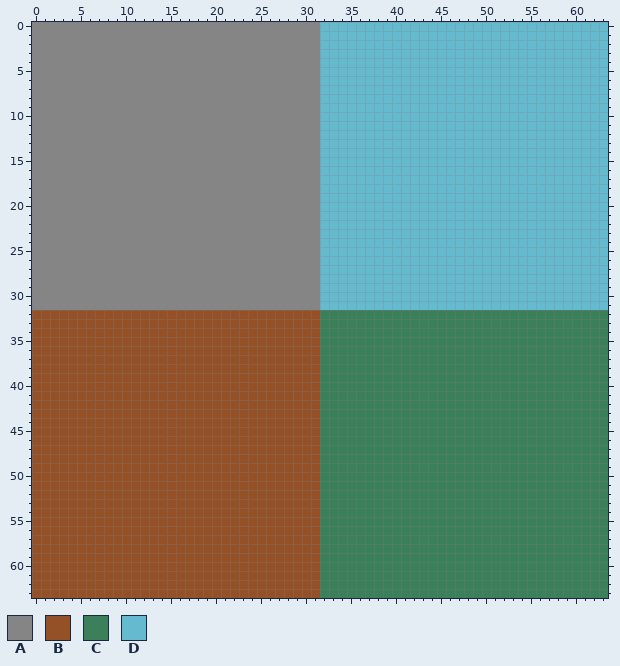
Two states of a pixel-art sprite, rts/img/maps/tiles.png. This is how it looked before the edit.
The file is 128x128 pixels, drawn in blocks of 2x2; one block is one cell here.
Palette (. is transparent): A #858585  B #945127  C #3b7f5b  D #65bad0
The result:
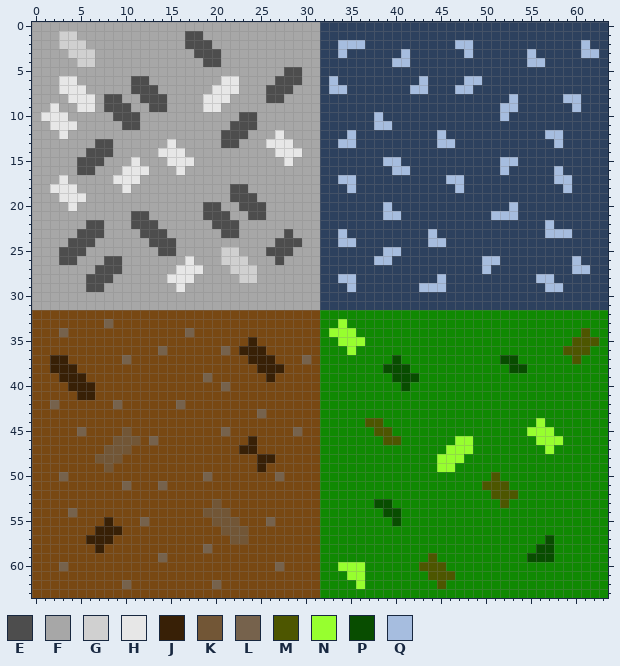
Colours new in this view: E #4d4d4d  F #a7a7a7  G #d0d0d0  H #e7e7e7  J #382006  K #725636  L #76624c  M #4d5600  N #97ff2f  P #084d00  Q #a6bddf
Difference:
colour B: #945127 -> #784813
colour C: #3b7f5b -> #108902
colour D: #65bad0 -> #2d415e
y 0: x 0..31 AAAAAAAAAAAAAAAAAAAAAAAAAAAAAAAA -> FFFFFFFFFFFFFFFFFFFFFFFFFFFFFFFF
y 1: x 0..31 AAAAAAAAAAAAAAAAAAAAAAAAAAAAAAAA -> FFFGGFFFFFFFFFFFFEEFFFFFFFFFFFFF
y 2: x 0..31 AAAAAAAAAAAAAAAAAAAAAAAAAAAAAAAA -> FFFGGGFFFFFFFFFFFEEEFFFFFFFFFFFF; x 34..36 DDD -> QQQ; x 47..48 DD -> QQ; x 61 D -> Q
y 3: x 0..31 AAAAAAAAAAAAAAAAAAAAAAAAAAAAAAAA -> FFFFGGGFFFFFFFFFFFEEEFFFFFFFFFFF; x 34 D -> Q; x 41 D -> Q; x 48 D -> Q; x 55 D -> Q; x 61..62 DD -> QQ
y 4: x 0..31 AAAAAAAAAAAAAAAAAAAAAAAAAAAAAAAA -> FFFFFGGFFFFFFFFFFFFEEFFFFFFFFFFF; x 40..41 DD -> QQ; x 55..56 DD -> QQ
y 5: x 0..31 AAAAAAAAAAAAAAAAAAAAAAAAAAAAAAAA -> FFFFFFFFFFFFFFFFFFFFFFFFFFFFEEFF
y 6: x 0..31 AAAAAAAAAAAAAAAAAAAAAAAAAAAAAAAA -> FFFHHFFFFFFEEFFFFFFFFHHFFFFEEEFF; x 33 D -> Q; x 43 D -> Q; x 48..49 DD -> QQ
y 7: x 0..31 AAAAAAAAAAAAAAAAAAAAAAAAAAAAAAAA -> FFFHHHFFFFFEEEFFFFFFHHHFFFEEEFFF; x 33..34 DD -> QQ; x 42..43 DD -> QQ; x 47..48 DD -> QQ
y 8: x 0..31 AAAAAAAAAAAAAAAAAAAAAAAAAAAAAAAA -> FFFFHHHFEEFFEEEFFFFHHHFFFFEEFFFF; x 53 D -> Q; x 59..60 DD -> QQ
y 9: x 0..31 AAAAAAAAAAAAAAAAAAAAAAAAAAAAAAAA -> FFHFFHHFEEEFFEEFFFFHHFFFFFFFFFFF; x 52..53 DD -> QQ; x 60 D -> Q
y 10: x 0..31 AAAAAAAAAAAAAAAAAAAAAAAAAAAAAAAA -> FHHHFFFFFEEEFFFFFFFFFFFEEFFFFFFF; x 38 D -> Q; x 52 D -> Q
y 11: x 0..31 AAAAAAAAAAAAAAAAAAAAAAAAAAAAAAAA -> FFHHHFFFFFEEFFFFFFFFFFEEEFFFFFFF; x 38..39 DD -> QQ
y 12: x 0..31 AAAAAAAAAAAAAAAAAAAAAAAAAAAAAAAA -> FFFHFFFFFFFFFFFFFFFFFEEEFFFHFFFF; x 35 D -> Q; x 45 D -> Q; x 57..58 DD -> QQ
y 13: x 0..31 AAAAAAAAAAAAAAAAAAAAAAAAAAAAAAAA -> FFFFFFFEEFFFFFFHFFFFFEEFFFHHHFFF; x 34..35 DD -> QQ; x 45..46 DD -> QQ; x 58 D -> Q
y 14: x 0..31 AAAAAAAAAAAAAAAAAAAAAAAAAAAAAAAA -> FFFFFFEEEFFFFFHHHFFFFFFFFFFHHHFF
y 15: x 0..31 AAAAAAAAAAAAAAAAAAAAAAAAAAAAAAAA -> FFFFFEEEFFFHFFFHHHFFFFFFFFFFHFFF; x 39..40 DD -> QQ; x 52..53 DD -> QQ
y 16: x 0..31 AAAAAAAAAAAAAAAAAAAAAAAAAAAAAAAA -> FFFFFEEFFFHHHFFFHFFFFFFFFFFFFFFF; x 40..41 DD -> QQ; x 52 D -> Q; x 58 D -> Q
y 17: x 0..31 AAAAAAAAAAAAAAAAAAAAAAAAAAAAAAAA -> FFFHFFFFFHHHFFFFFFFFFFFFFFFFFFFF; x 34..35 DD -> QQ; x 46..47 DD -> QQ; x 58..59 DD -> QQ
y 18: x 0..31 AAAAAAAAAAAAAAAAAAAAAAAAAAAAAAAA -> FFHHHFFFFFHFFFFFFFFFFFEEFFFFFFFF; x 35 D -> Q; x 47 D -> Q; x 59 D -> Q
y 19: x 0..31 AAAAAAAAAAAAAAAAAAAAAAAAAAAAAAAA -> FFFHHHFFFFFFFFFFFFFFFFEEEFFFFFFF
y 20: x 0..31 AAAAAAAAAAAAAAAAAAAAAAAAAAAAAAAA -> FFFFHFFFFFFFFFFFFFFEEFFEEEFFFFFF; x 39 D -> Q; x 53 D -> Q
y 21: x 0..31 AAAAAAAAAAAAAAAAAAAAAAAAAAAAAAAA -> FFFFFFFFFFFEEFFFFFFEEEFFEEFFFFFF; x 39..40 DD -> QQ; x 51..53 DDD -> QQQ
y 22: x 0..31 AAAAAAAAAAAAAAAAAAAAAAAAAAAAAAAA -> FFFFFFEEFFFEEEFFFFFFEEEFFFFFFFFF; x 57 D -> Q
y 23: x 0..31 AAAAAAAAAAAAAAAAAAAAAAAAAAAAAAAA -> FFFFFEEEFFFFEEEFFFFFFEEFFFFFEFFF; x 34 D -> Q; x 44 D -> Q; x 57..59 DDD -> QQQ
y 24: x 0..31 AAAAAAAAAAAAAAAAAAAAAAAAAAAAAAAA -> FFFFEEEFFFFFFEEEFFFFFFFFFFFEEEFF; x 34..35 DD -> QQ; x 44..45 DD -> QQ
y 25: x 0..31 AAAAAAAAAAAAAAAAAAAAAAAAAAAAAAAA -> FFFEEEFFFFFFFFEEFFFFFGGFFFEEEFFF; x 39..40 DD -> QQ
y 26: x 0..31 AAAAAAAAAAAAAAAAAAAAAAAAAAAAAAAA -> FFFEEFFFEEFFFFFFFHFFFGGGFFFEFFFF; x 38..39 DD -> QQ; x 50..51 DD -> QQ; x 60 D -> Q
y 27: x 0..31 AAAAAAAAAAAAAAAAAAAAAAAAAAAAAAAA -> FFFFFFFEEEFFFFFFHHHFFFGGGFFFFFFF; x 50 D -> Q; x 60..61 DD -> QQ
y 28: x 0..31 AAAAAAAAAAAAAAAAAAAAAAAAAAAAAAAA -> FFFFFFEEEFFFFFFHHHFFFFFGGFFFFFFF; x 34..35 DD -> QQ; x 45 D -> Q; x 56..57 DD -> QQ
y 29: x 0..31 AAAAAAAAAAAAAAAAAAAAAAAAAAAAAAAA -> FFFFFFEEFFFFFFFFHFFFFFFFFFFFFFFF; x 35 D -> Q; x 43..45 DDD -> QQQ; x 57..58 DD -> QQ
y 30..31: x 0..31 AAAAAAAAAAAAAAAAAAAAAAAAAAAAAAAA -> FFFFFFFFFFFFFFFFFFFFFFFFFFFFFFFF
y 33: x 8 B -> L; x 34 C -> N
y 34: x 3 B -> L; x 17 B -> L; x 33..35 CCC -> NNN; x 61 C -> M
y 35: x 24 B -> J; x 34..36 CCC -> NNN; x 60..62 CCC -> MMM
y 36: x 14 B -> L; x 21 B -> L; x 23..25 BBB -> JJJ; x 35 C -> N; x 59..61 CCC -> MMM
y 37: x 2..3 BB -> JJ; x 10 B -> L; x 24..26 BBB -> JJJ; x 30 B -> L; x 40 C -> P; x 52..53 CC -> PP; x 60 C -> M
y 38: x 2..4 BBB -> JJJ; x 25..27 BBB -> JJJ; x 39..41 CCC -> PPP; x 53..54 CC -> PP
y 39: x 3..5 BBB -> JJJ; x 19 B -> L; x 26 B -> J; x 40..42 CCC -> PPP
y 40: x 4..6 BBB -> JJJ; x 21 B -> L; x 41 C -> P
y 41: x 5..6 BB -> JJ
y 42: x 2 B -> L; x 9 B -> L; x 16 B -> L
y 43: x 25 B -> L
y 44: x 37..38 CC -> MM; x 56 C -> N
y 45: x 5 B -> L; x 10 B -> K; x 21 B -> L; x 29 B -> L; x 38..39 CC -> MM; x 55..57 CCC -> NNN
y 46: x 9..11 BBB -> KKK; x 13 B -> L; x 24 B -> J; x 39..40 CC -> MM; x 47..48 CC -> NN; x 56..58 CCC -> NNN
y 47: x 8..10 BBB -> KKK; x 23..24 BB -> JJ; x 46..48 CCC -> NNN; x 57 C -> N
y 48: x 7..9 BBB -> KKK; x 25..26 BB -> JJ; x 45..47 CCC -> NNN
y 49: x 8 B -> K; x 25 B -> J; x 45..46 CC -> NN
y 50: x 3 B -> L; x 19 B -> L; x 27 B -> L; x 51 C -> M
y 51: x 10 B -> L; x 14 B -> L; x 50..52 CCC -> MMM
y 52: x 51..53 CCC -> MMM
y 53: x 20 B -> K; x 38..39 CC -> PP; x 52 C -> M
y 54: x 4 B -> L; x 19..21 BBB -> KKK; x 39..40 CC -> PP
y 55: x 8 B -> J; x 12 B -> L; x 20..22 BBB -> KKK; x 26 B -> L; x 40 C -> P
y 56: x 7..9 BBB -> JJJ; x 21..23 BBB -> KKK
y 57: x 6..8 BBB -> JJJ; x 22..23 BB -> KK; x 57 C -> P
y 58: x 7 B -> J; x 19 B -> L; x 56..57 CC -> PP
y 59: x 14 B -> L; x 44 C -> M; x 55..57 CCC -> PPP
y 60: x 3 B -> L; x 27 B -> L; x 34..36 CCC -> NNN; x 43..45 CCC -> MMM
y 61: x 35..36 CC -> NN; x 44..46 CCC -> MMM
y 62: x 10 B -> L; x 20 B -> L; x 36 C -> N; x 45 C -> M
Boxes around the changes in both pictures, in picture pixels (x1, y1, x2, y2):
changed: (32, 22, 608, 598)
